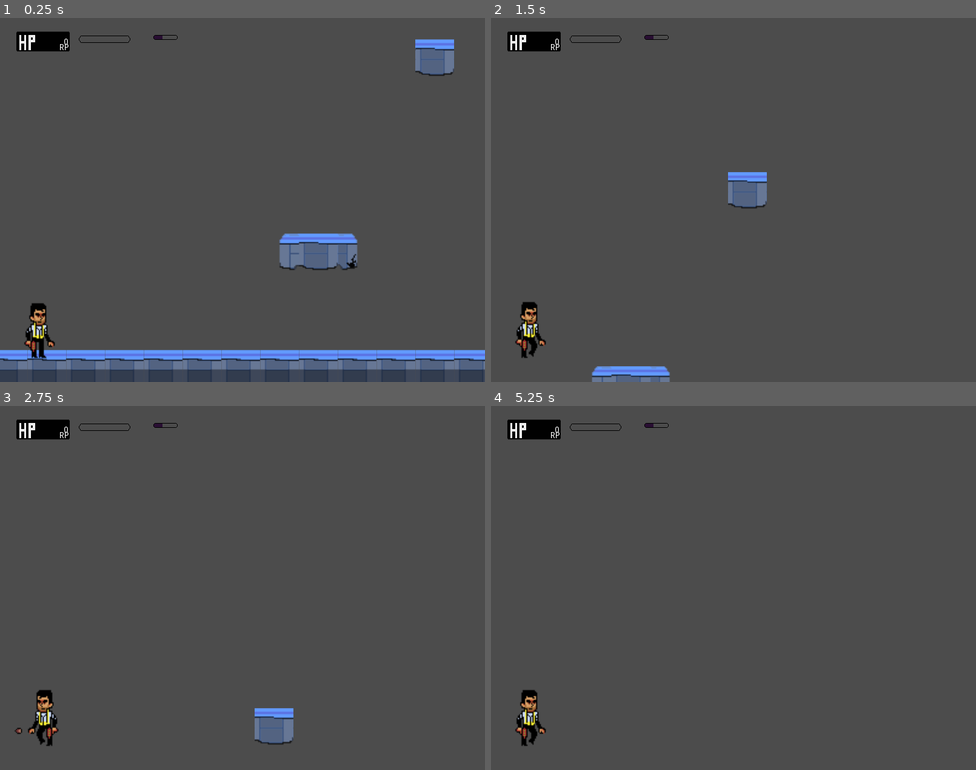
Above: before the commit, frames 1-4 (two rows, left to right).
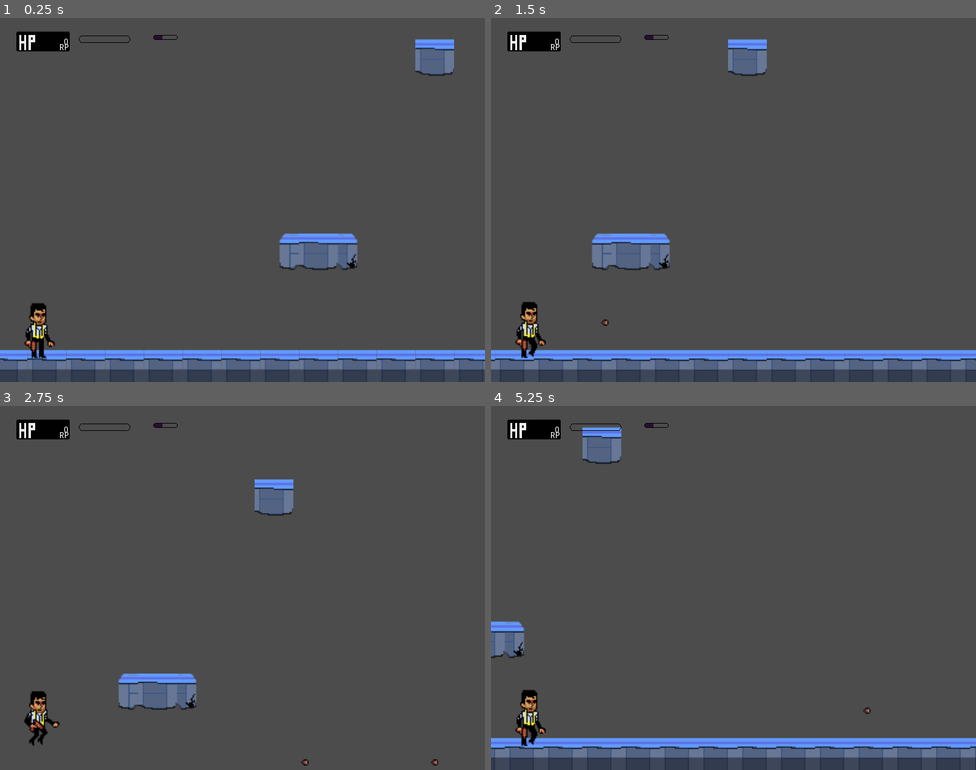
Above: after the commit, the same moments.

Repository: crisleiva/Brackeys
Game: Godot game, scene res://Scenes/MainScene.tscn
Same seed, same stepped clock (60 frames per second), same inputs: the game is played once before the commit and once after it. The project has no main scene, so this scene is started directly.
Inputs:
- Up to frame 1 (0.25 s): no input
- Up to frame 2 (1.5 s): tap Enter at 0.5 s; hold Space (shoot) 0.53-1.28 s; hold Right (move_right) from 0.53 s (still down); tap W (jump) at 0.77, 0.8, 1.07, 1.35 s
- Up to frame 3 (2.75 s): tap W (jump) at 1.52, 1.82, 2.3 s; tap Space (shoot) at 1.55 s; release Right (move_right) at 2.03 s; hold A (move_left) from 2.03 s (still down); hold Space (shoot) from 2.03 s (still down)
- Up to frame 4 (5.25 s): release A (move_left) at 2.78 s; release Space (shoot) at 2.78 s; hold Right (move_right) 2.78-4.28 s; tap Space (shoot) at 2.85, 4.35 s; tap W (jump) at 3.02, 3.32, 4.52, 4.82 s; hold W (jump) 3.53-4.28 s; hold A (move_left) 4.28-5.03 s; hold Right (move_right) from 5.03 s (still down); hold Space (shoot) from 5.03 s (still down)

The runs differ from the first frame. In frame 2, 11% of the frame differs, in the area x 0-100%, y 5-100%; in frame 3, 3.7%; in frame 4, 8.9%.

Commit message:
Created an action and player state for smoother animation

Diff:
--- a/Scenes/Actors/Character.tscn
+++ b/Scenes/Actors/Character.tscn
@@ -6,84 +6,85 @@
 [ext_resource path="res://Assets/Sprites/Terry-jump-Sheet.png" type="Texture" id=4]
 [ext_resource path="res://Assets/Sprites/Terry-run-Sheet.png" type="Texture" id=5]
 [ext_resource path="res://Scripts/States/PlayerState.gd" type="Script" id=6]
+[ext_resource path="res://Scripts/States/ActionState.gd" type="Script" id=7]
 
-[sub_resource type="CapsuleShape2D" id=1]
+[sub_resource type="CapsuleShape2D" id=22]
 height = 0.0
 
-[sub_resource type="AtlasTexture" id=2]
+[sub_resource type="AtlasTexture" id=23]
 flags = 4
 atlas = ExtResource( 2 )
 region = Rect2( 0, 0, 32, 54 )
 
-[sub_resource type="AtlasTexture" id=3]
+[sub_resource type="AtlasTexture" id=24]
 flags = 4
 atlas = ExtResource( 2 )
 region = Rect2( 32, 0, 32, 54 )
 
-[sub_resource type="AtlasTexture" id=4]
+[sub_resource type="AtlasTexture" id=25]
 flags = 4
 atlas = ExtResource( 2 )
 region = Rect2( 64, 0, 32, 54 )
 
-[sub_resource type="AtlasTexture" id=5]
+[sub_resource type="AtlasTexture" id=26]
 flags = 4
 atlas = ExtResource( 2 )
 region = Rect2( 96, 0, 32, 54 )
 
-[sub_resource type="AtlasTexture" id=6]
+[sub_resource type="AtlasTexture" id=27]
 flags = 4
 atlas = ExtResource( 2 )
 region = Rect2( 128, 0, 32, 54 )
 
-[sub_resource type="AtlasTexture" id=7]
+[sub_resource type="AtlasTexture" id=28]
 flags = 4
 atlas = ExtResource( 2 )
 region = Rect2( 160, 0, 32, 54 )
 
-[sub_resource type="AtlasTexture" id=8]
+[sub_resource type="AtlasTexture" id=29]
+flags = 4
+atlas = ExtResource( 5 )
+region = Rect2( 0, 0, 40, 54 )
+
+[sub_resource type="AtlasTexture" id=30]
+flags = 4
+atlas = ExtResource( 5 )
+region = Rect2( 40, 0, 40, 54 )
+
+[sub_resource type="AtlasTexture" id=31]
+flags = 4
+atlas = ExtResource( 5 )
+region = Rect2( 80, 0, 40, 54 )
+
+[sub_resource type="AtlasTexture" id=32]
+flags = 4
+atlas = ExtResource( 5 )
+region = Rect2( 120, 0, 40, 54 )
+
+[sub_resource type="AtlasTexture" id=33]
+flags = 4
+atlas = ExtResource( 5 )
+region = Rect2( 160, 0, 40, 54 )
+
+[sub_resource type="AtlasTexture" id=34]
+flags = 4
+atlas = ExtResource( 5 )
+region = Rect2( 200, 0, 40, 54 )
+
+[sub_resource type="AtlasTexture" id=35]
 flags = 4
 atlas = ExtResource( 4 )
 region = Rect2( 100, 0, 50, 60 )
 
-[sub_resource type="AtlasTexture" id=9]
+[sub_resource type="AtlasTexture" id=36]
 flags = 4
 atlas = ExtResource( 4 )
 region = Rect2( 150, 0, 50, 60 )
 
-[sub_resource type="AtlasTexture" id=10]
+[sub_resource type="AtlasTexture" id=37]
 flags = 4
 atlas = ExtResource( 4 )
 region = Rect2( 200, 0, 50, 60 )
-
-[sub_resource type="AtlasTexture" id=11]
-flags = 4
-atlas = ExtResource( 5 )
-region = Rect2( 0, 0, 40, 54 )
-
-[sub_resource type="AtlasTexture" id=12]
-flags = 4
-atlas = ExtResource( 5 )
-region = Rect2( 40, 0, 40, 54 )
-
-[sub_resource type="AtlasTexture" id=13]
-flags = 4
-atlas = ExtResource( 5 )
-region = Rect2( 80, 0, 40, 54 )
-
-[sub_resource type="AtlasTexture" id=14]
-flags = 4
-atlas = ExtResource( 5 )
-region = Rect2( 120, 0, 40, 54 )
-
-[sub_resource type="AtlasTexture" id=15]
-flags = 4
-atlas = ExtResource( 5 )
-region = Rect2( 160, 0, 40, 54 )
-
-[sub_resource type="AtlasTexture" id=16]
-flags = 4
-atlas = ExtResource( 5 )
-region = Rect2( 200, 0, 40, 54 )
 
 [sub_resource type="AtlasTexture" id=17]
 flags = 4
@@ -110,27 +111,27 @@
 atlas = ExtResource( 3 )
 region = Rect2( 0, 0, 40, 54 )
 
-[sub_resource type="SpriteFrames" id=22]
+[sub_resource type="SpriteFrames" id=38]
 animations = [ {
-"frames": [ SubResource( 2 ), SubResource( 3 ), SubResource( 4 ), SubResource( 5 ), SubResource( 6 ), SubResource( 7 ) ],
+"frames": [ SubResource( 23 ), SubResource( 24 ), SubResource( 25 ), SubResource( 26 ), SubResource( 27 ), SubResource( 28 ) ],
 "loop": true,
 "name": "idle",
 "speed": 2.5
 }, {
-"frames": [ SubResource( 8 ), SubResource( 9 ), SubResource( 10 ) ],
+"frames": [ SubResource( 29 ), SubResource( 30 ), SubResource( 31 ), SubResource( 32 ), SubResource( 33 ), SubResource( 34 ) ],
+"loop": true,
+"name": "run",
+"speed": 5.0
+}, {
+"frames": [ SubResource( 35 ), SubResource( 36 ), SubResource( 37 ) ],
 "loop": true,
 "name": "jump",
-"speed": 5.0
-}, {
-"frames": [ SubResource( 11 ), SubResource( 12 ), SubResource( 13 ), SubResource( 14 ), SubResource( 15 ), SubResource( 16 ) ],
-"loop": true,
-"name": "run",
 "speed": 5.0
 }, {
 "frames": [ SubResource( 17 ), SubResource( 18 ), SubResource( 19 ), SubResource( 20 ), SubResource( 21 ) ],
 "loop": true,
 "name": "shoot",
-"speed": 1.0
+"speed": 3.0
 } ]
 
 [node name="Character" type="KinematicBody2D"]
@@ -141,16 +142,17 @@
 
 [node name="CollisionShape2D" type="CollisionShape2D" parent="."]
 position = Vector2( 0.235962, -7.62939e-06 )
-shape = SubResource( 1 )
+shape = SubResource( 22 )
 
 [node name="AnimatedSprite" type="AnimatedSprite" parent="."]
 position = Vector2( -0.235962, -4.48341 )
-frames = SubResource( 22 )
+frames = SubResource( 38 )
 animation = "shoot"
-frame = 1
+frame = 2
+playing = true
 
 [node name="Muzzle" type="Position2D" parent="."]
-position = Vector2( 11.8888, -3.12153 )
+position = Vector2( 15.8335, -11.997 )
 scale = Vector2( 0.5, 0.5 )
 
 [node name="Camera2D" type="Camera2D" parent="."]
@@ -170,3 +172,6 @@
 
 [node name="PlayerState" type="Node2D" parent="."]
 script = ExtResource( 6 )
+
+[node name="ActionState" type="Node2D" parent="."]
+script = ExtResource( 7 )
--- a/Scripts/Actors/Character.gd
+++ b/Scripts/Actors/Character.gd
@@ -8,6 +8,7 @@
 # Readying up Raycast to detect ground collision
 onready var raycasts = $RayCasts
 onready var anim_player = $AnimatedSprite
+onready var state_machines = $PlayerState
 # Two health variables to be used by our GUI
 export var max_health = 6
 export var max_r_protect = 5
@@ -28,7 +29,7 @@
 
 var velocity = Vector2()
 
-var max_jump_height = 2.25 * Globals.TILE_SIZE
+var max_jump_height = 3.25 * Globals.TILE_SIZE
 var min_jump_height = 0.8 * Globals.TILE_SIZE
 var jump_duration = 0.5
 var max_jump_velo
@@ -54,40 +55,12 @@
 	var move_direction = -int(Input.is_action_pressed("move_left")) + int(Input.is_action_pressed("move_right"))
 	velocity.x = lerp(velocity.x, RUN_SPEED * move_direction, 0.2)
 	# Movement direction will always be +1 -1 that determines our players left or right
-	if move_direction != 0:
+	if abs(move_direction) < 16:
 		$Body.scale.x = move_direction
 	# Creating checks for animations and to set our Gun's position to allow us to shoot in the right direction
-	if Input.is_action_pressed("move_left"):
-		$AnimatedSprite.play("run")
-		$AnimatedSprite.flip_h = true
-		if sign($Muzzle.position.x) == 1:
-			$Muzzle.position *= -1
-	elif Input.is_action_pressed("move_right"):
-		$AnimatedSprite.play("run")
-		$AnimatedSprite.flip_h = false
-		if sign($Muzzle.position.x) == -1:
-			$Muzzle.position *= -1
 
-	if Input.is_action_pressed("shoot") && can_shoot:
-		$AnimatedSprite.play("shoot")
-		shoot()
-	else:
-		$AnimatedSprite.stop()
-
-func _input(event):
-	print("in input event")
-	if event.is_action_pressed("jump") && is_grounded:
-		velocity.y = max_jump_velo
-		print("jump")
-
-	if event.is_action_released("jump") && velocity.y < min_jump_velo:
-		velocity.y = min_jump_velo
-		is_jumping = true
-
-	#add logic to stop a plyer from double jumping LOL
 # Shoot creates a new instance of our bullet and creates the position
 func shoot():
-
 	var bullet = REWIND.instance()
 	if sign($Muzzle.position.x) == 1:
 		bullet.set_direction(1)
--- /dev/null
+++ b/Scripts/States/ActionState.gd
@@ -0,0 +1,42 @@
+extends "res://Scripts/States/StateMachine.gd"
+
+
+# Declare member variables here. Examples:
+# var a = 2
+# var b = "text"
+
+
+# Called when the node enters the scene tree for the first time.
+func _ready():
+	add_state("none")
+	add_state("shoot")
+	call_deferred("set_state", states.shoot)
+
+func _get_transition(delta):
+	match state:
+		states.none:
+			if Input.is_action_pressed("shoot") && fire_weapon():
+				parent.shoot()
+				return states.shoot
+		states.shoot:
+			if !Input.is_action_pressed("shoot") || !fire_weapon():
+				return states.none
+
+
+func fire_weapon():
+	print("here in fire")
+	var main_states = parent.state_machines.states
+	if parent.can_shoot:
+		return ![main_states.jump, main_states.fall].has(parent.state_machines.state)
+
+
+
+func _enter_state(new_state, old_state):
+	match new_state:
+		states.none:
+			parent.anim_player.play("idle")
+		states.shoot:
+			parent.anim_player.play("shoot")
+# Called every frame. 'delta' is the elapsed time since the previous frame.
+#func _process(delta):
+#	pass
--- a/Scripts/States/PlayerState.gd
+++ b/Scripts/States/PlayerState.gd
@@ -11,8 +11,8 @@
 	add_state("idle")
 	add_state("run")
 	add_state("jump")
+	add_state("fall")
 	add_state("shoot")
-	add_state("fall")
 	call_deferred("set_state", states.idle)
 # Input that detects when an event is being used. Use is for jump and ground detection plus idle
 
@@ -22,13 +22,25 @@
 	parent._apply_movement()
 	parent._apply_gravity(delta)
 
+func _input(event):
+
+	if [states.idle, states.run].has(state):
+		if event.is_action_pressed("jump") && parent.is_grounded:
+			parent.velocity.y = parent.max_jump_velo
+			parent.is_jumping = true
+	if state == states.jump:
+		if event.is_action_released("jump") && parent.velocity.y < parent.min_jump_velo:
+			parent.velocity.y = parent.min_jump_velo
+
+	#add logic to stop a plyer from double jumping LOL
+
 func _get_transition(delta):
 	match state:
 		states.idle:
 			if !parent.is_on_floor():
 				if parent.velocity.y < 0:
 					return states.jump
-				elif parent.velocity.y > 0 :
+				elif parent.velocity.y > 0:
 					return states.fall
 			elif parent.velocity.x != 0:
 				return states.run
@@ -43,8 +55,14 @@
 		states.jump:
 			if parent.is_on_floor():
 				return states.idle
+			elif parent.velocity.y >= 0:
+				return states.fall
+		states.fall:
+			if parent.is_on_floor():
+				return states.idle
 			elif parent.velocity.y < 0:
 				return states.jump
+
 
 	return null
 
@@ -58,6 +76,8 @@
 			parent.anim_player.play("jump")
 		states.fall:
 			parent.anim_player.play("fall")
+		states.shoot:
+			parent.anim_player.play("shoot")
 # Called every frame. 'delta' is the elapsed time since the previous frame.
 #func _process(delta):
 #	pass
Not shown: 1 places in Scenes/Actors/Character.tscn that only renumber resources
